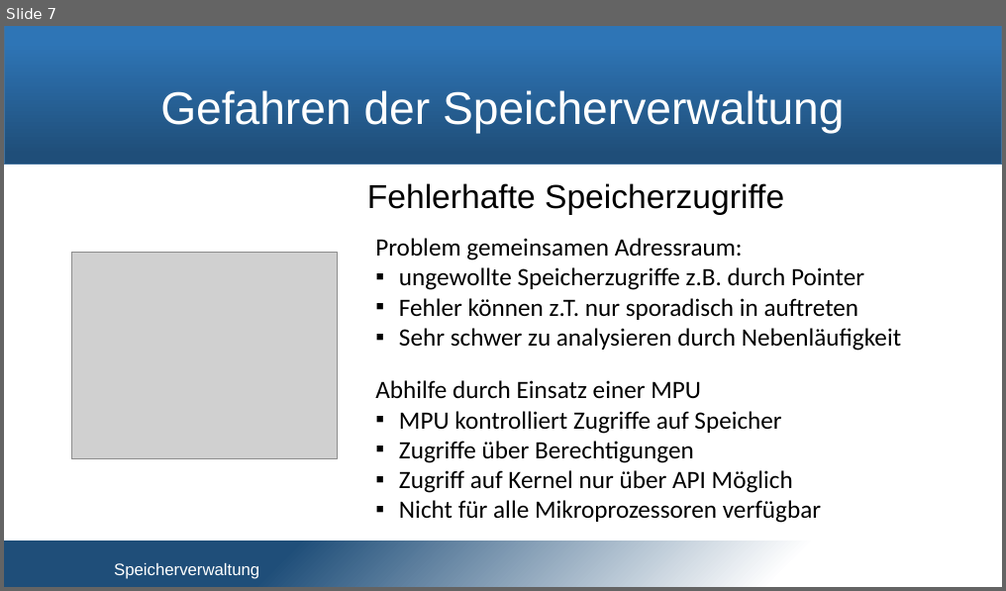
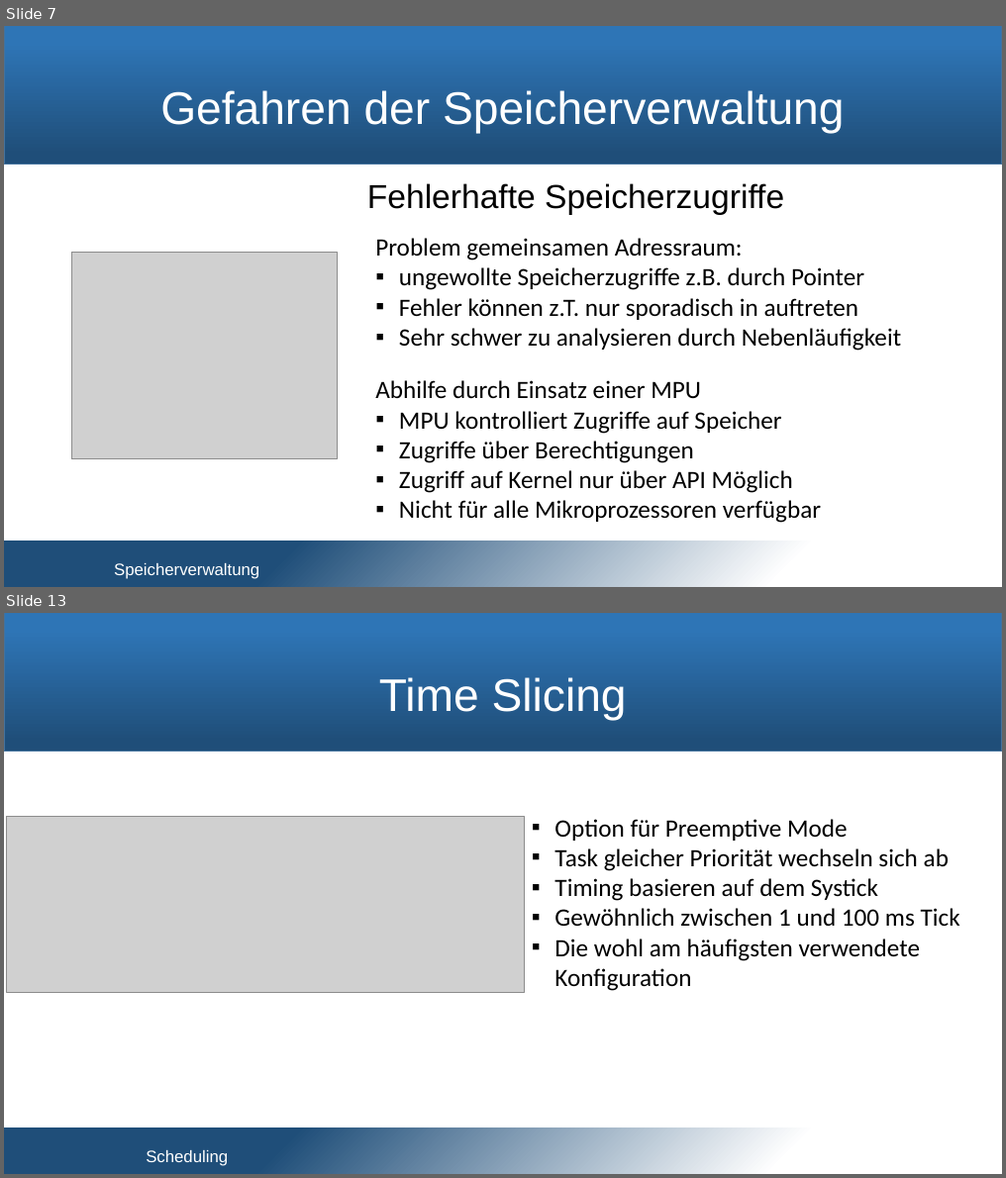
Before and after one commit to snobz/Seminar_BS_2017, a slide deck: Päsi/Seminar Betriebssysteme.pptx. Shown one above the other, each under a label of ours: slide 7 before the commit, slides 7 and 13 after it; the slides between them are not shown. The pictures are 1006x591 and 1006x1178 pixels, drawn with LibreOffice and Linux fonts; fonts in the diff are those of the drawing; grey boxes stand for pictures; background and template pictures are left out. Boxes give left, top, right and bottom in pixels: in the first picture for what was removed or moved away, otherwise in the second. Text is boxed around its words. In the diff, an @@ line names an element or a change of style, - is before the commit and + after.

Commit message:
further working on scheduling

```diff
--- a/Päsi/Seminar Betriebssysteme.pptx
+++ b/Päsi/Seminar Betriebssysteme.pptx
@@ slide 13 added at [4, 613, 1002, 1174], background #FFFFFF; not listed: 2 template elements that a slide beside it also shows @@
@@ title added at [379, 677, 627, 721], 44 pt, text #FFFFFF @@
+Time Slicing
@@ picture added at [6, 817, 525, 992] @@
@@ text added at [554, 819, 960, 991], 24 pt, text #000000 @@
+▪ Option für Preemptive Mode
+▪ Task gleicher Priorität wechseln sich ab
+▪ Timing basieren auf dem Systick
+▪ Gewöhnlich zwischen 1 und 100 ms Tick
+▪ Die wohl am häufigsten verwendete Konfiguration
@@ text added at [146, 1151, 228, 1166], 16 pt, text #FFFFFF @@
+Scheduling
```
Also in this commit, not shown: 2 slides changed, 4 other slides added, 2 slides removed, 2 other files.
